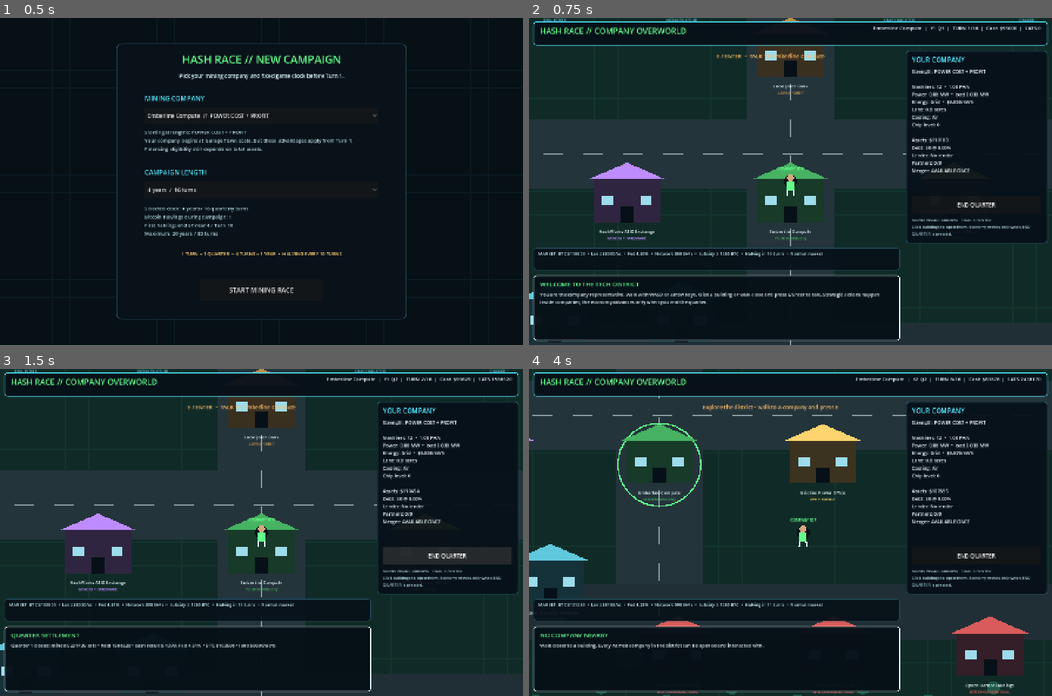
Above: before the commit, frames 1-4 (two rows, left to right).
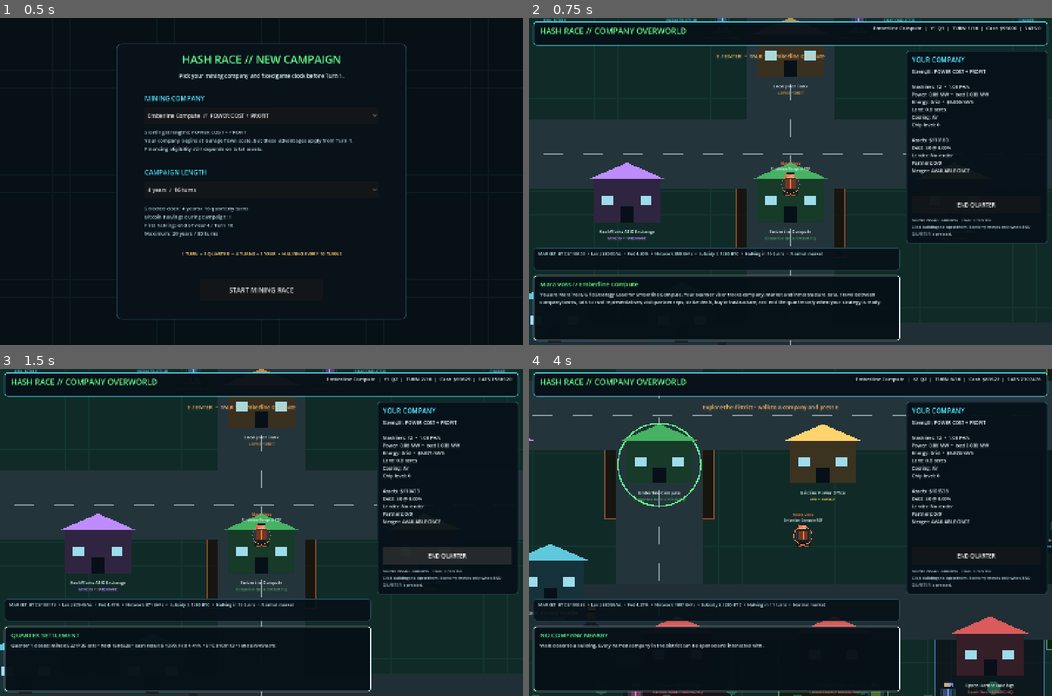
Above: after the commit, the same moments.

Repository: 1freetech/HashRace
Game: Godot game, scene res://scenes/campaign_setup.tscn
The game is run twice, just before and just after one commit, with the same random seed, the same clock (stepped at 60 frames per second) and the same inputs.
Inputs (mouse positions are in pixels of both pictures, inside the frame that each line leads up to):
- Up to frame 1 (0.5 s): no input
- Up to frame 2 (0.75 s): click "START MINING RACE" at 0.5 s
- Up to frame 3 (1.5 s): click "END QUARTER" at 1.25 s
- Up to frame 4 (4 s): tap Enter at 2, 2.85 s; move the mouse to (905, 516) at 2.02 s; hold D 2.03-2.78 s; tap E at 2.1, 2.75, 3.5, 3.6 s; click (905, 516) at 2.17 s; tap Space at 2.27, 3.02 s; move the mouse to (685, 548) at 2.77 s; hold S 2.78-3.53 s; move the mouse to (842, 460) at 3.52 s; hold D from 3.53 s (still down)

Frame 1 is identical in both runs. In frame 2, 1.5% of the frame differs, in the area x 2-68%, y 0-88%; in frame 3, 0.5%; in frame 4, 1.2%.

Commit message:
Hash Race v0.005: load the multi-town representative RPG layer

Diff:
--- a/Godot/scenes/world.tscn
+++ b/Godot/scenes/world.tscn
@@ -1,6 +1,6 @@
 [gd_scene load_steps=2 format=3]
 
-[ext_resource path="res://scripts/world_overworld.gd" type="Script" id="1_world"]
+[ext_resource path="res://scripts/world_towns.gd" type="Script" id="1_world"]
 
-[node name="HashRaceCompanyOverworld" type="Node2D"]
+[node name="HashRaceCompanyTownNetwork" type="Node2D"]
 script = ExtResource("1_world")
